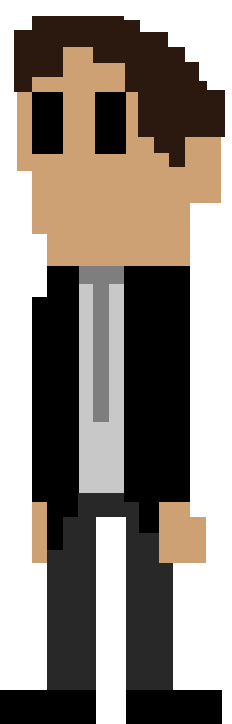
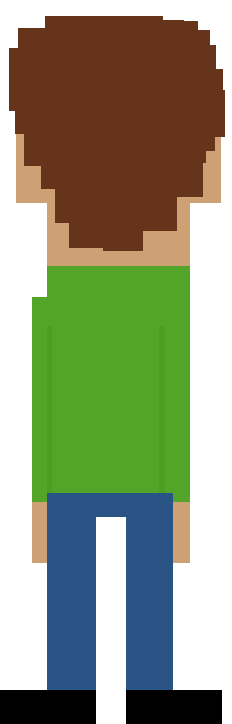
Layers edited between the first and the second w=232, h=724 image:
hid group "Detective" (11 layers) over (9, 16, 225, 690)
painted on "Short" (1st of 2, in "Detective" › "Hair") over (9, 16, 225, 214)
added group "Main Back" with 10 layers above "Main Character" over (9, 16, 225, 690)
added group "Hair copy 5" with 1 layers in group "Main Back" over (9, 16, 225, 251)
added layer "Short copy 2" in group "Hair copy 5" over (9, 16, 225, 251)
added group "Body copy 5" with 4 layers in group "Main Back" over (9, 29, 222, 690)
added layer "Layer 4" in group "Body copy 5" over (16, 29, 125, 251)
added layer "Head copy 5" in group "Body copy 5" over (48, 29, 221, 251)
added layer "Arms copy 3" in group "Body copy 5" over (47, 502, 173, 563)
added group "Clothes copy 5" with 2 layers in group "Main Back" over (32, 266, 190, 690)
added layer "Shirt copy" in group "Clothes copy 5" over (32, 266, 190, 502)
added layer "Jeans copy" in group "Clothes copy 5" over (47, 493, 173, 690)
